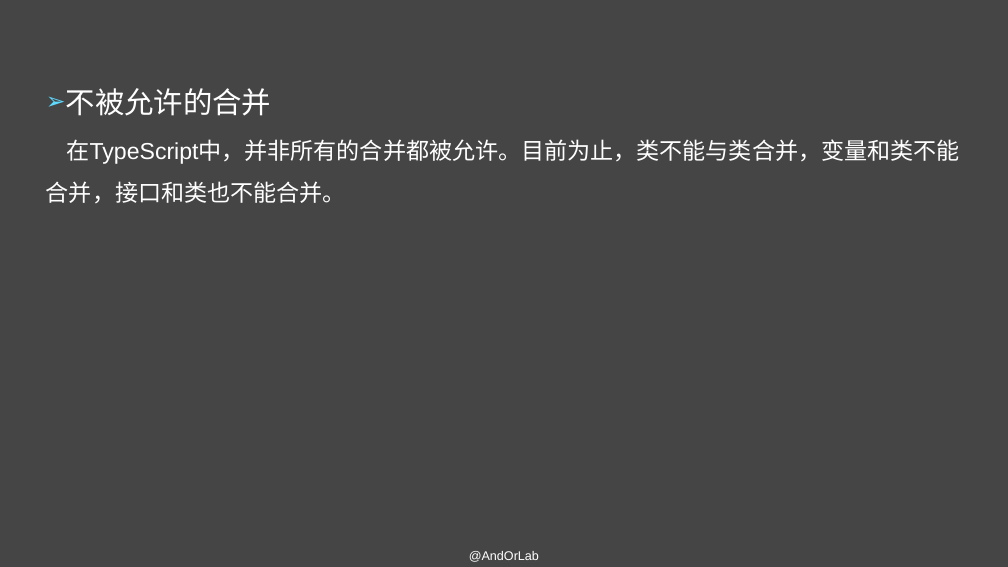
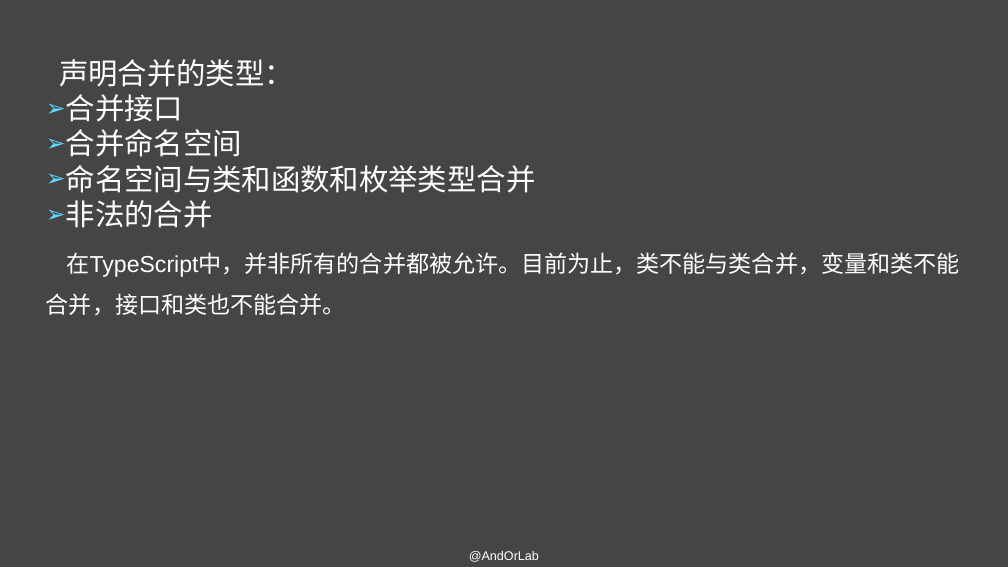
Before and after one commit to AndorLab/TodoList, a slide deck: slide 3 of contents/2018-12-19-吴叶芝/TypeScript系列分享(第四期).pptx. Drawn at 1008x567 pixels with LibreOffice and Linux fonts; fonts in the diff are those of the drawing. Boxes give left, top, right and bottom in pixels: in the first picture for what was removed or moved away, otherwise in the second. Text is boxed around its words. In the diff, an @@ line names an element or a change of style, - is before the commit and + after.

```diff
--- a/contents/2018-12-19-吴叶芝/TypeScript系列分享(第四期).pptx
+++ b/contents/2018-12-19-吴叶芝/TypeScript系列分享(第四期).pptx
@@ text "声明合并的类型：": place and size @@
-text "声明合并的类型：" at (46,88,960,203)
+text "声明合并的类型：" at (46,59,960,315)
@@ text at (59,59,536,228): text changed @@
-➢ 不被允许的合并
+声明合并的类型：
+➢ 合并接口
+➢ 合并命名空间
+➢ 命名空间与类和函数和枚举类型合并
+➢ 非法的合并
```
Also in this commit, not shown: 1 other slide changed.
